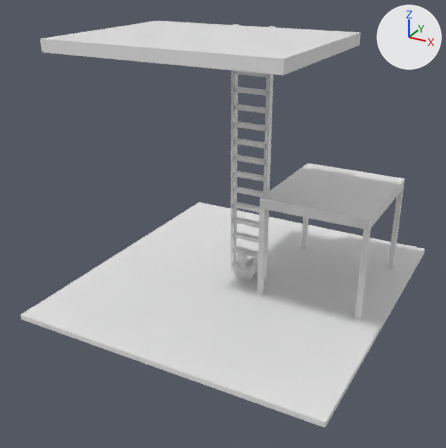
Renders of the Blender file src/ConcernedLadders/AnimationSources/LadderGait.blend from each side of a commit.
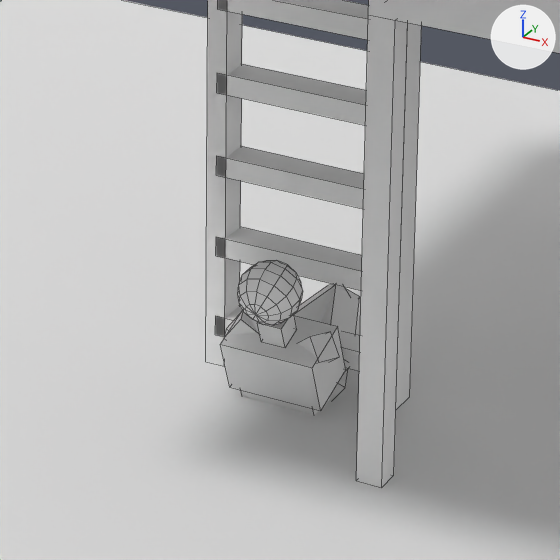
Each version is shown whole from a 50 mm camera at (5.09, -10.36, 6.19) aimed at (-0.17, -0.81, 1.41), then close up on the part from 43% to 66% of the width and 46% to 68% of the height. Every picture has the same lights, and +X, +Y and +Z are marked at upper right. The older version's two pictures come first. Both versions are drawn at frame 72 of the action 'TopEntry'; the numbers are the values there. The close-ups show mesh edges as thin lines.

Names of what the first close-up shows: 'GEO_Ground', 'GEO_Rail.L', 'GEO_Rail.R', 'GEO_Rung.00', 'GEO_Rung.01', 'GEO_Rung.02', 'GEO_Rung.03', 'GEO_Rung.04', 'GEO_SideFloor', 'GEO_SidePost.0', 'MSH_chest', 'MSH_head', 'MSH_neck', 'MSH_shin.L', 'MSH_shin.R', 'MSH_spine', 'MSH_thigh.R', 'MSH_upper_arm.L', 'MSH_upper_arm.R'.
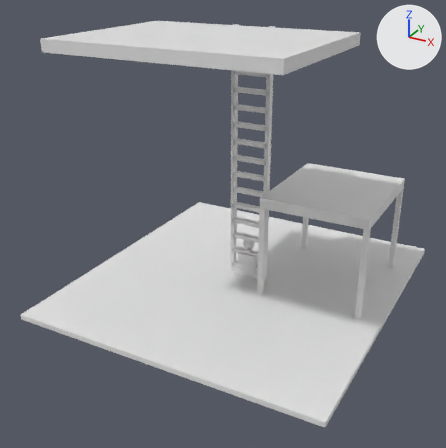
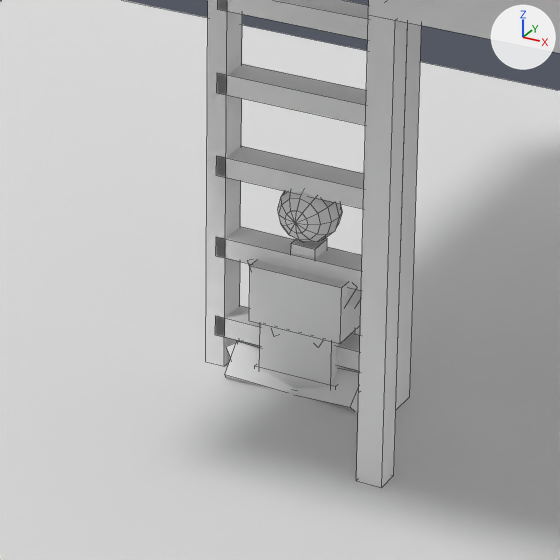
Scene script edits in JSON lines:
```json
{"block": "bone_ctl_pelvis", "where": "bone_ctl_pelvis = bpy.data.objects['RIG'].pose.bones['CTL_Pelvis']  # child of 'PRV_Pelvis'"}
{"op": "set", "path": "bone_ctl_pelvis.location", "old": "(0.0, -0.0748, -0.1562)", "new": "(0.0, 0.0, 0.0)"}
{"op": "set", "path": "bone_ctl_pelvis.rotation_euler", "old": "(0.349, 0.0, 0.0)", "new": "(0.0, 0.0, 0.0)", "note": "degrees (20, 0, 0) -> degrees (0, 0, 0)"}
{"block": "bone_ctl_foot_l", "where": "bone_ctl_foot_l = bpy.data.objects['RIG'].pose.bones['CTL_Foot.L']  # child of 'PRV_Contact_Foot.L'"}
{"op": "set", "path": "bone_ctl_foot_l.location", "old": "(0.0, 0.12, 0.08)", "new": "(0.0, 0.0, 0.0)"}
{"block": "bone_ctl_foot_r", "where": "bone_ctl_foot_r = bpy.data.objects['RIG'].pose.bones['CTL_Foot.R']  # child of 'PRV_Contact_Foot.R'"}
{"op": "set", "path": "bone_ctl_foot_r.location", "old": "(0.0, 0.1097, 0.0731)", "new": "(0.0, 0.0, 0.0)"}
```

Where the change shows, as pixel boxes [x1, y1, x2, y2] in the close-ups (560 x 560 px):
```json
{"object": "MSH_chest", "change": "posed", "before": [220, 316, 346, 411], "after": [249, 261, 361, 343]}
{"object": "MSH_head", "change": "posed", "before": [238, 260, 303, 325], "after": [278, 191, 342, 242]}
{"object": "MSH_spine", "change": "posed", "before": [241, 390, 330, 415], "after": [259, 324, 355, 388]}
{"object": "MSH_thigh.R", "change": "posed", "before": [329, 369, 348, 400], "after": [294, 368, 359, 411], "on screen": "mostly hidden before"}
{"object": "MSH_neck", "change": "posed", "before": [257, 314, 297, 348], "after": [291, 238, 327, 259]}
{"object": "MSH_upper_arm.L", "change": "posed", "before": [299, 332, 340, 363], "after": [346, 288, 361, 305], "on screen": "mostly hidden afterwards"}
{"object": "MSH_upper_arm.R", "change": "posed", "before": [224, 310, 257, 338], "on screen": "not visible afterwards"}
```
